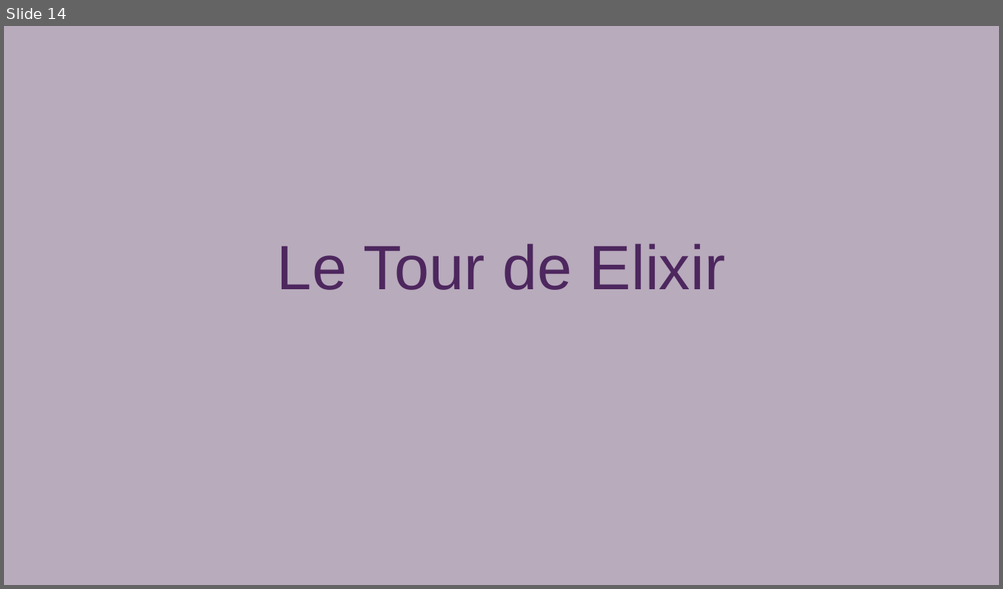
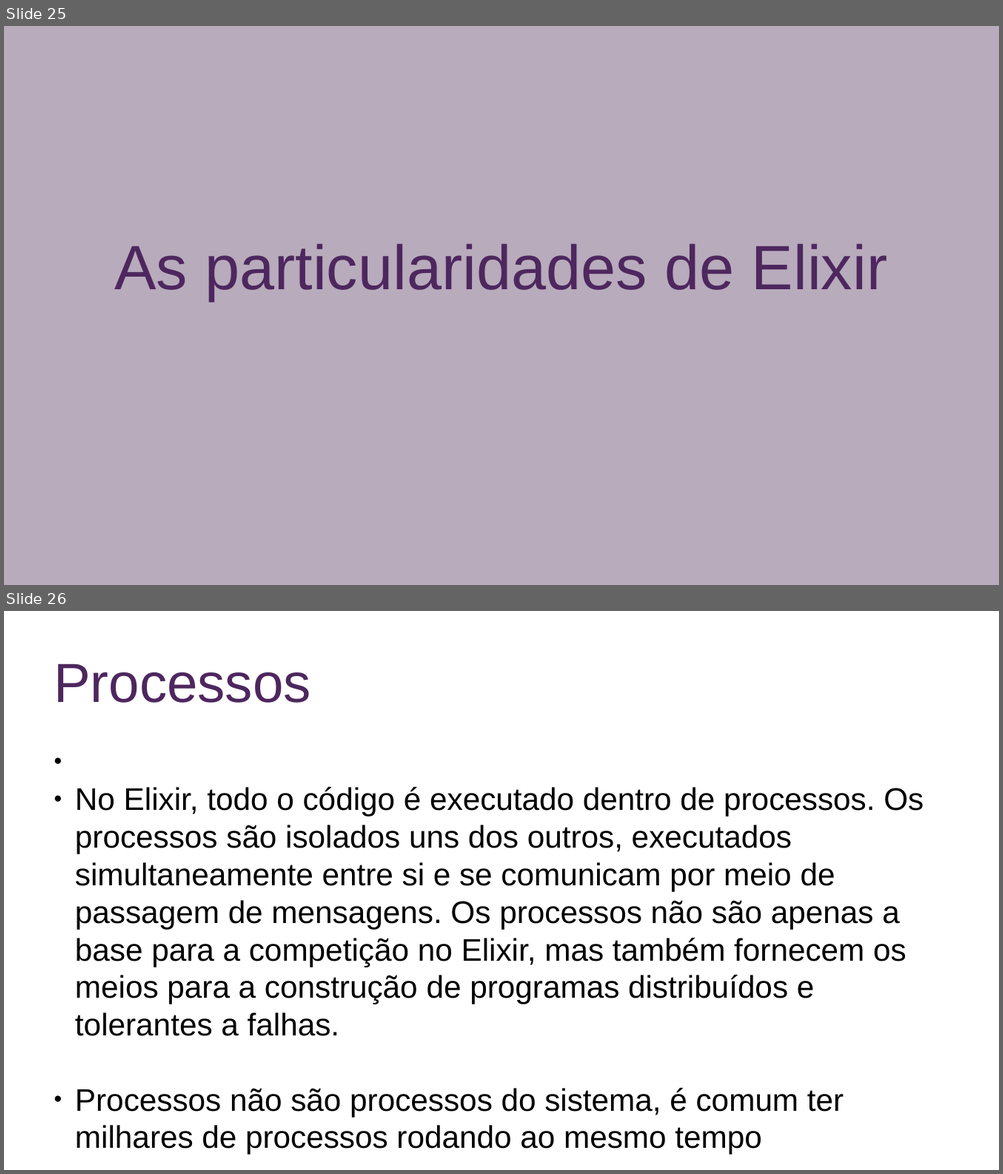
Before and after one commit to paulosergiolima/seccomp_stuff, a slide deck: main.odp. Shown one above the other, each under a label of ours: slide 14 before the commit, slides 25 and 26 after it. The pictures are 1003x589 and 1003x1174 pixels, drawn with LibreOffice and Linux fonts; fonts in the diff are those of the drawing. Boxes give left, top, right and bottom in pixels: in the first picture for what was removed or moved away, otherwise in the second. Text is boxed around its words. In the diff, an @@ line names an element or a change of style, - is before the commit and + after.

```diff
--- a/main.odp
+++ b/main.odp
@@ slide 26 added at bbox=[4, 611, 999, 1170], background #FFFFFF @@
@@ title added at bbox=[54, 664, 311, 703], 44 pt, text #4D275E @@
+Processos
@@ text added at bbox=[75, 786, 923, 1117], 25 pt, text #000000 @@
+● No Elixir, todo o código é executado dentro de processos. Os processos são isolados uns dos outros, executados simultaneamente entre si e se comunicam por meio de passagem de mensagens. Os processos não são apenas a base para a competição no Elixir, mas também fornecem os meios para a construção de programas distribuídos e tolerantes a falhas.
+● Processos não são processos do sistema, é comum ter milhares de processos rodando ao mesmo tempo
@@ what was slide 14 is now slide 25 @@
@@ slide 25 changed as well @@
@@ text at bbox=[114, 244, 887, 301]: text changed @@
-Le Tour de Elixir
+As particularidades de Elixir
```
Also in this commit, not shown: 10 other slides changed, 16 other slides added, 14 other files.
